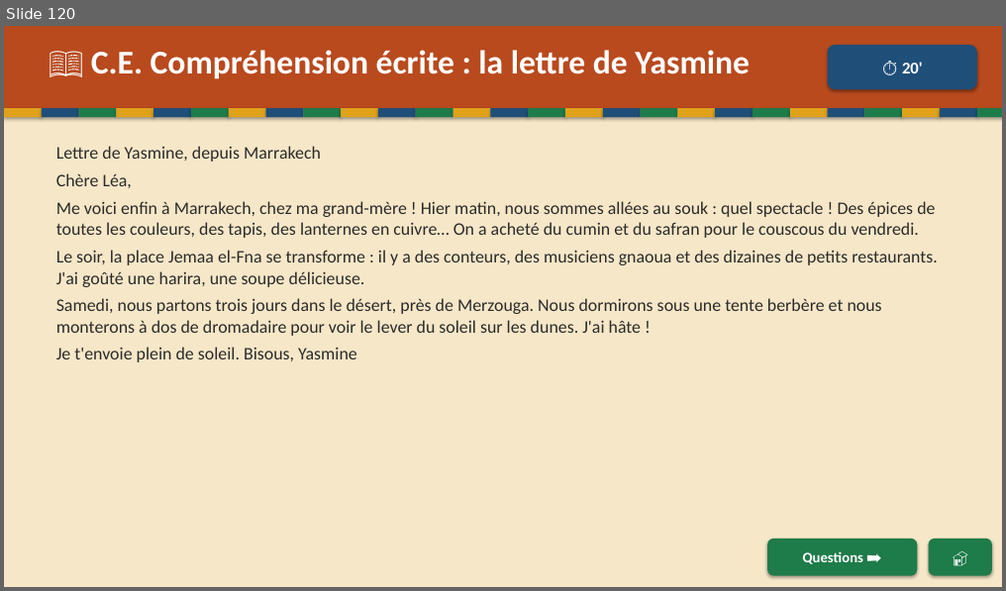
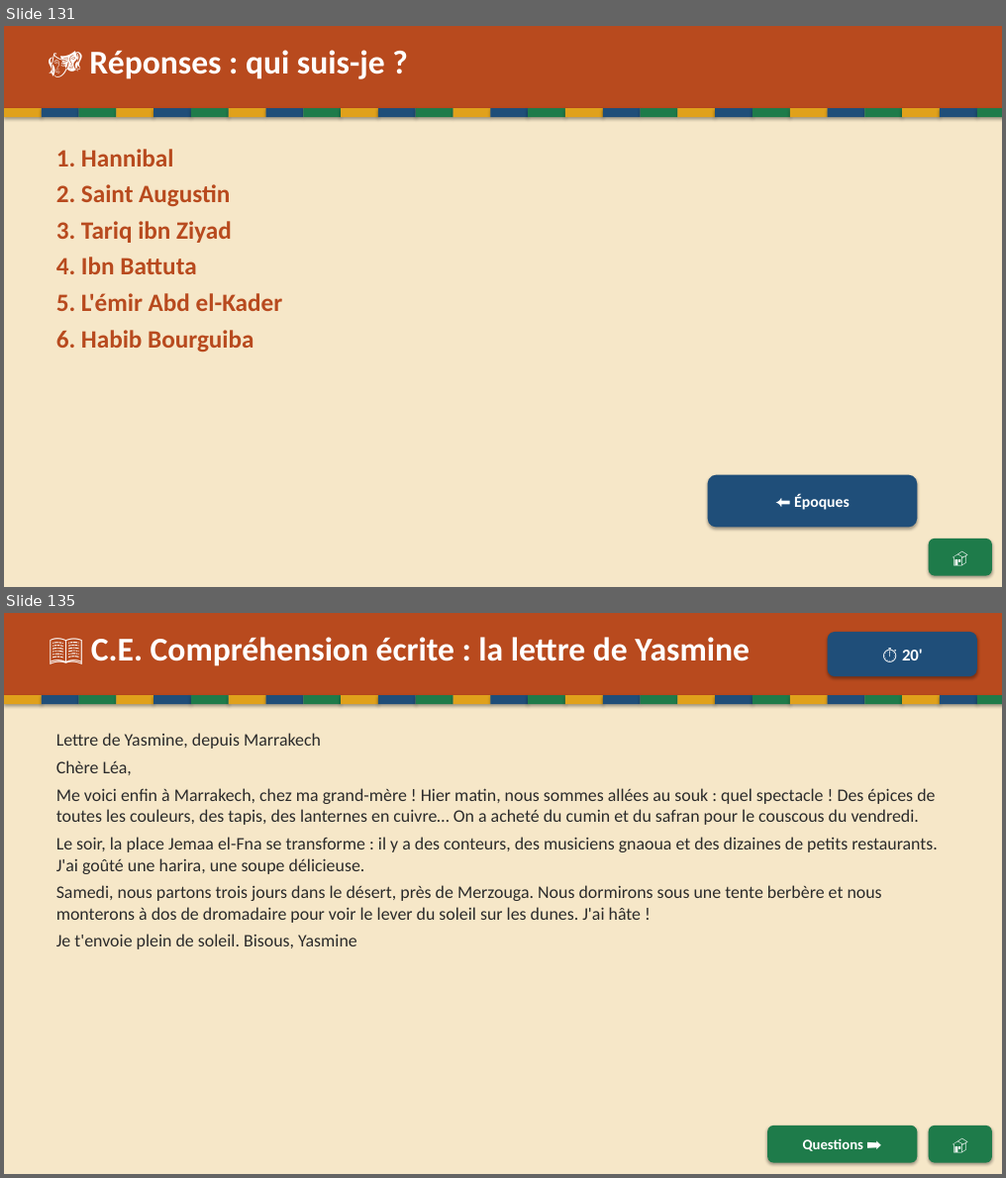
Before and after one commit to Paquereauman/Paquereauman, a slide deck: maghreb/maghreb-interactif.pptx. Shown one above the other, each under a label of ours: slide 120 before the commit, slides 131 and 135 after it; the slides between them are not shown. The pictures are 1006x591 and 1006x1178 pixels, drawn with LibreOffice and Linux fonts; fonts in the diff are those of the drawing. Boxes give left, top, right and bottom in pixels: in the first picture for what was removed or moved away, otherwise in the second. Text is boxed around its words. In the diff, an @@ line names an element or a change of style, - is before the commit and + after.

```diff
--- a/maghreb/maghreb-interactif.pptx
+++ b/maghreb/maghreb-interactif.pptx
@@ slide 131 added at (4, 26, 1002, 587), background #FFFFFF @@
@@ rectangle added at (4, 26, 1002, 587), fill #F6E7C8 @@
@@ rectangle added at (4, 26, 1002, 108), fill #B84A1E @@
@@ text added at (89, 50, 385, 79), 32 pt, text #FFFFFF, bold @@
+🎭 Réponses : qui suis-je ?
@@ rectangle added at (4, 108, 42, 117), fill #E0A11B @@
@@ rectangle added at (42, 108, 79, 117), fill #1F4E79 @@
@@ rectangle added at (79, 108, 116, 117), fill #1E7B4A @@
@@ rectangle added at (116, 108, 153, 117), fill #E0A11B @@
@@ rectangle added at (153, 108, 191, 117), fill #1F4E79 @@
@@ rectangle added at (191, 108, 229, 117), fill #1E7B4A @@
@@ rectangle added at (229, 108, 266, 117), fill #E0A11B @@
@@ rectangle added at (266, 108, 303, 117), fill #1F4E79 @@
@@ rectangle added at (303, 108, 341, 117), fill #1E7B4A @@
@@ rectangle added at (341, 108, 378, 117), fill #E0A11B @@
@@ rectangle added at (378, 108, 416, 117), fill #1F4E79 @@
@@ rectangle added at (416, 108, 453, 117), fill #1E7B4A @@
@@ rectangle added at (453, 108, 491, 117), fill #E0A11B @@
@@ rectangle added at (491, 108, 528, 117), fill #1F4E79 @@
@@ rectangle added at (528, 108, 565, 117), fill #1E7B4A @@
@@ rectangle added at (565, 108, 603, 117), fill #E0A11B @@
@@ rectangle added at (603, 108, 641, 117), fill #1F4E79 @@
@@ rectangle added at (641, 108, 678, 117), fill #1E7B4A @@
@@ rectangle added at (678, 108, 715, 117), fill #E0A11B @@
@@ rectangle added at (715, 108, 752, 117), fill #1F4E79 @@
@@ rectangle added at (752, 108, 790, 117), fill #1E7B4A @@
@@ rectangle added at (790, 108, 828, 117), fill #E0A11B @@
@@ rectangle added at (828, 108, 865, 117), fill #1F4E79 @@
@@ rectangle added at (865, 108, 902, 117), fill #1E7B4A @@
@@ rectangle added at (902, 108, 940, 117), fill #E0A11B @@
@@ rectangle added at (940, 108, 977, 117), fill #1F4E79 @@
@@ rectangle added at (977, 108, 1002, 117), fill #1E7B4A @@
@@ text added at (56, 149, 283, 353), 24 pt, text #B84A1E, bold @@
+1. Hannibal
+2. Saint Augustin
+3. Tariq ibn Ziyad
+4. Ibn Battuta
+5. L'émir Abd el-Kader
+6. Habib Bourguiba
@@ rounded rectangle added at (708, 475, 918, 528), fill #1F4E79, 15 pt, text #FFFFFF, bold @@
+⬅️ Époques
@@ rounded rectangle added at (929, 539, 992, 576), fill #1E7B4A, 16 pt, text #FFFFFF, bold @@
+🏠
@@ what was slide 120 is now slide 135 @@
```
Also in this commit, not shown: 2 slides changed, 14 other slides added, 1 other file.
